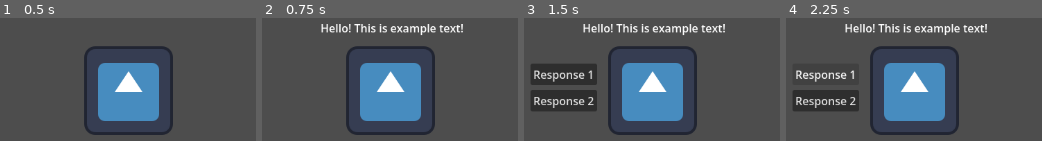
Above: before the commit, frames 1-4 (left to right).
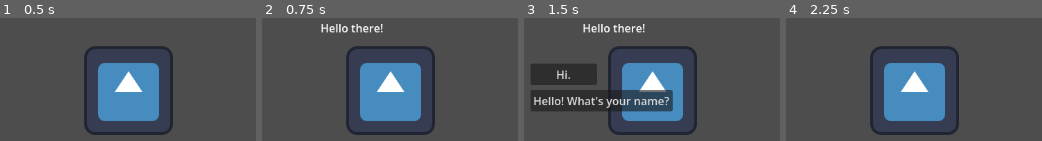
Above: after the commit, the same moments.

Repository: Tanner202/masquerade_game
Game: Godot game, scene res://level.tscn
Two runs of this game, one before a commit and one after it. Both use one fixed random seed, a clock stepped at 60 frames per second and the inputs below. The project has no main scene, so this scene is started directly. The engine's default icon, where the game draws it, is replaced by a stand-in: a white triangle on a blue panel in a dark square.
Inputs:
- Up to frame 1 (0.5 s): no input
- Up to frame 2 (0.75 s): tap Enter at 0.5 s; hold Space (interact) from 0.53 s (still down)
- Up to frame 3 (1.5 s): release Space (interact) at 1.28 s; tap Space (interact) at 1.35 s
- Up to frame 4 (2.25 s): click "Response 1" (after the commit: "Hi.") at 2 s

Frame 1 is identical in both runs. In frame 2, 1.9% of the frame differs, in the area x 33-79%, y 4-14%; in frame 3, 8.9%, in the area x 3-79%, y 4-77%; in frame 4, 7.0%.

Commit message:
add basic dialogue system

Diff:
--- a/dialogue.json
+++ b/dialogue.json
@@ -1,30 +1,26 @@
 {
-	"dialogue": [
-		{
-			"id": "start",
-			"text": "Hello there!",
-			"options": [
-				{
-					"text": "Hi.",
-					"next": "unsure_response"
-				},
-				{
-					"text": "Hello! What's your name?",
-					"next": "name_response"
-				}
-			]
-		},
-		{
-			"id": "name_response",
-			"text": "My name is ____. What's your name?",
-			"options": [
-				{
-					"text": "My name is ____. What do you do?"
-				},
-				{
-					"text": "My name is ____. How do you know ____"
-				}
-			]
-		}
-	]
+	"start": {
+		"text": "Hello there!",
+		"options": [
+			{
+				"text": "Hi.",
+				"next": "unsure_response"
+			},
+			{
+				"text": "Hello! What's your name?",
+				"next": "name_response"
+			}
+		]
+	},
+	"name_response": {
+		"text": "My name is ____. What's your name?",
+		"options": [
+			{
+				"text": "My name is ____. What do you do?"
+			},
+			{
+				"text": "My name is ____. How do you know ____"
+			}
+		]
+	}
 }
--- a/dialogue_option.gd
+++ b/dialogue_option.gd
@@ -1,10 +1,12 @@
 class_name DialogueOption extends Button
 
-@export var next_dialogue: PackedScene
+@export var dialogue_owner: NPC
+@export var next_dialogue = ""
 @export var suspicion_impact := 0
 
 func _on_pressed() -> void:
 	# TODO: Impact suspicion
+	dialogue_owner.move_dialogue(next_dialogue)
 	print("selected dialogue")
 	#var next_dialogue_instance = next_dialogue.instantiate()
 	#get_tree().root.add_child(next_dialogue_instance)
--- a/npc.gd
+++ b/npc.gd
@@ -1,12 +1,38 @@
-extends Node
+class_name NPC extends Node
 
 @onready var dialogue = $Dialogue
 @export var dialogue_options: Array[Button]
+var dialogue_filepath = "res://dialogue.json"
+var dialogue_dict: Dictionary
+var current_dialogue_id = "start"
+
+func _ready() -> void:
+	dialogue_dict = read_json(dialogue_filepath)
+	dialogue.text = dialogue_dict[current_dialogue_id]["text"]
 
 func _input(event: InputEvent) -> void:
 	if event.is_action_pressed("interact"):
 		if dialogue.visible == false:
 			dialogue.visible = true
 		else:
-			for dialogue_option in dialogue_options:
+			for i in range(len(dialogue_options)):
+				var dialogue_option = dialogue_options[i]
+				dialogue_option.text = dialogue_dict[current_dialogue_id]["options"][i]["text"]
 				dialogue_option.visible = true
+
+func move_dialogue(id: String):
+	current_dialogue_id = id
+	dialogue.visible = false
+	dialogue.text = dialogue_dict[current_dialogue_id]["text"]
+	for dialogue_option in dialogue_options:
+		dialogue_option.visible = false
+
+func read_json(path: String):
+	if !FileAccess.file_exists(path):
+		print("File not found at: " + path)
+
+	var file = FileAccess.open(path, FileAccess.READ)
+	var text = file.get_as_text()
+	file.close()
+
+	return JSON.parse_string(text)
--- a/npc.tscn
+++ b/npc.tscn
@@ -21,18 +21,22 @@
 text = "Hello! This is example text!"
 script = ExtResource("3_mcvl2")
 
-[node name="DialogueOption" parent="." unique_id=376126389 instance=ExtResource("4_d61ma")]
+[node name="DialogueOption" parent="." unique_id=376126389 node_paths=PackedStringArray("dialogue_owner") instance=ExtResource("4_d61ma")]
 visible = false
 offset_left = -176.0
 offset_top = -39.0
 offset_right = -80.0
 offset_bottom = -8.0
 text = "Response 1"
+dialogue_owner = NodePath("..")
+next_dialogue = "name_response"
 
-[node name="DialogueOption2" parent="." unique_id=333918625 instance=ExtResource("4_d61ma")]
+[node name="DialogueOption2" parent="." unique_id=333918625 node_paths=PackedStringArray("dialogue_owner") instance=ExtResource("4_d61ma")]
 visible = false
 offset_left = -176.0
 offset_top = -1.0
 offset_right = -80.0
 offset_bottom = 30.0
 text = "Response 2"
+dialogue_owner = NodePath("..")
+next_dialogue = "name_response"
